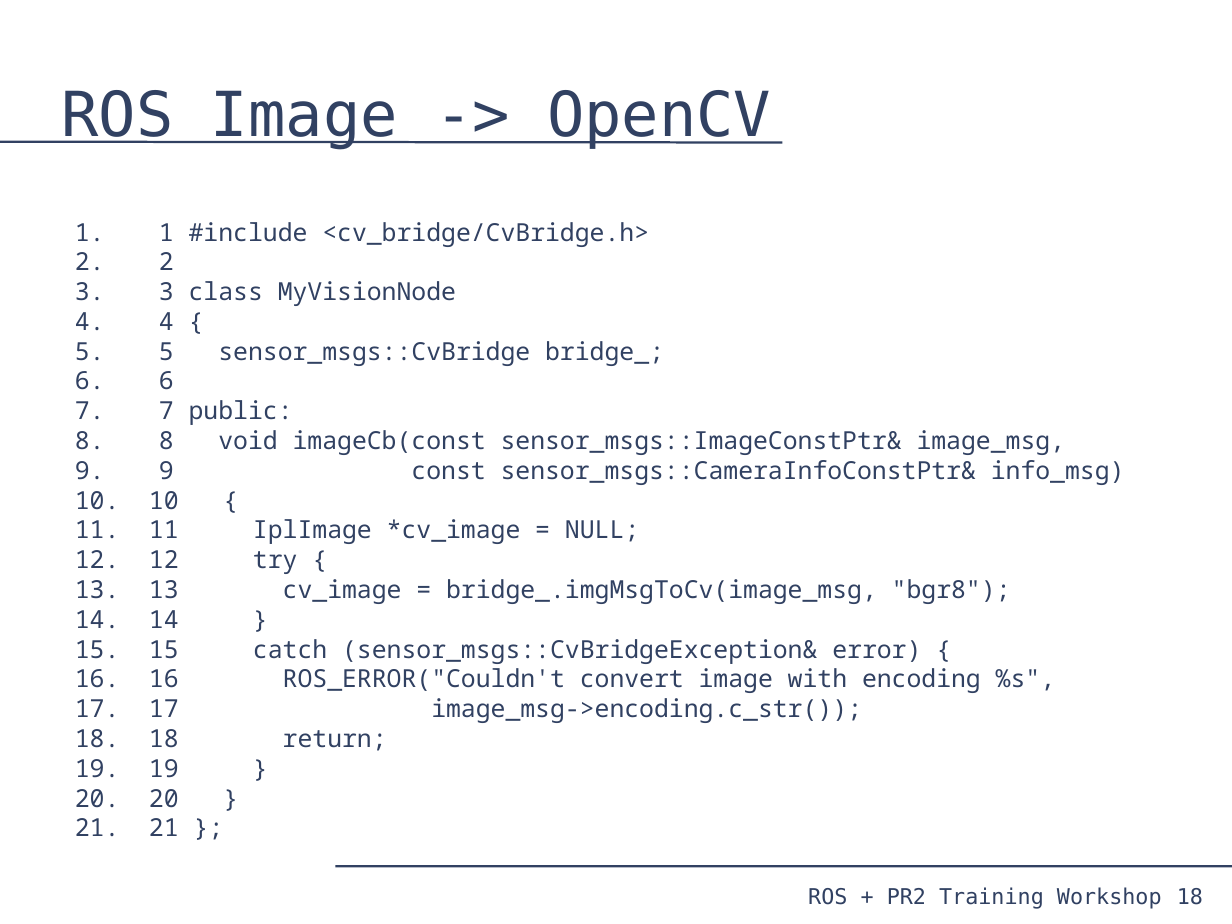
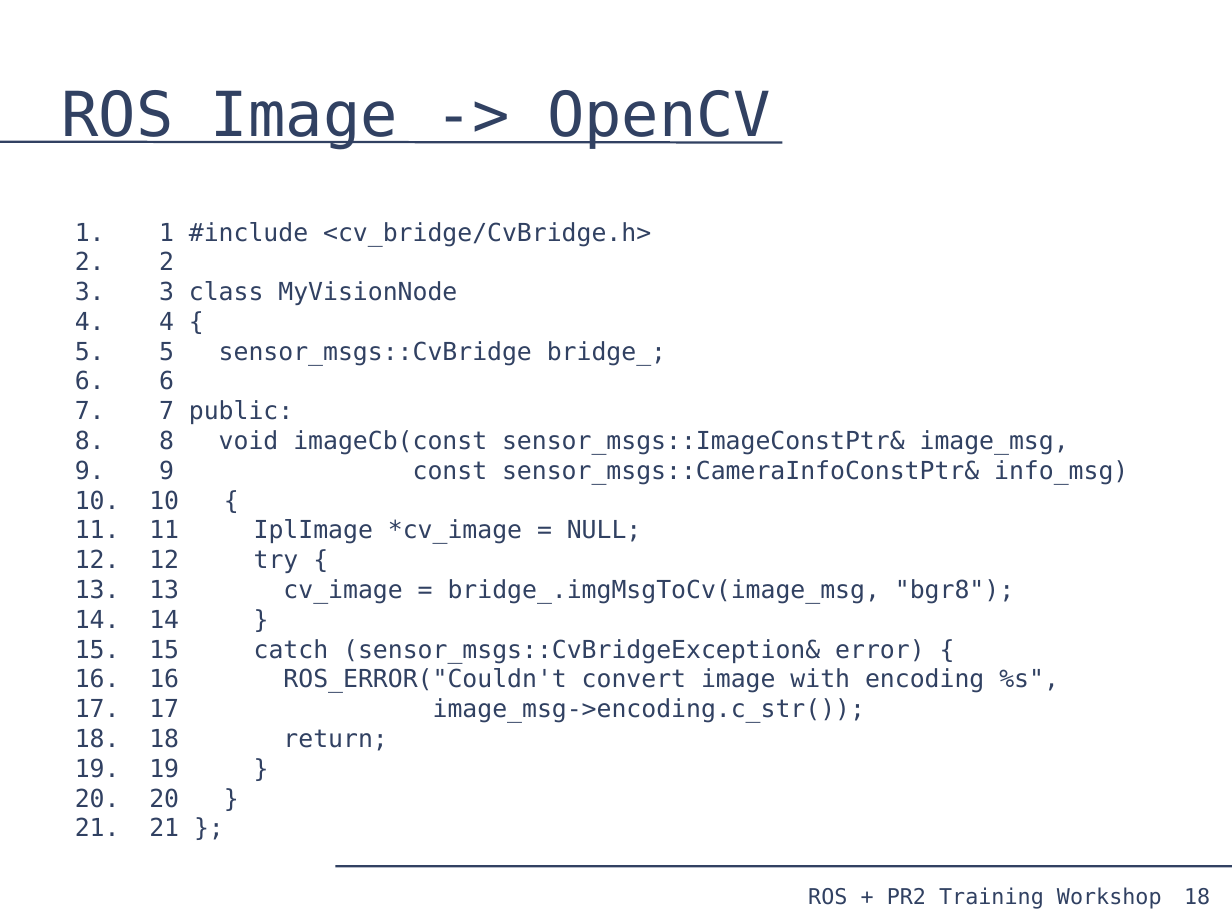
Before and after one commit to PR2/pr2_docs, a slide deck: slide 18 of pr2_training_workshop/processing_camera_data/slides.odp. Drawn at 1232x924 pixels with LibreOffice and Linux fonts; fonts in the diff are those of the drawing. Boxes give left, top, right and bottom in pixels: in the first picture for what was removed or moved away, otherwise in the second. Text is boxed around its words. In the diff, an @@ line names an element or a change of style, - is before the commit and + after.

Commit message:
more formatting

```diff
--- a/pr2_training_workshop/processing_camera_data/slides.odp
+++ b/pr2_training_workshop/processing_camera_data/slides.odp
@@ text "1 #include <cv_bridge/CvBridge.h>" at [149,222,1128,836]: font Noto Sans Mono to DejaVu Sans Mono @@
@@ page number: place and size @@
-page number at [1177,888,1203,905]
+page number at [1184,888,1210,905]
```
Also in this commit, not shown: 21 other slides changed.
